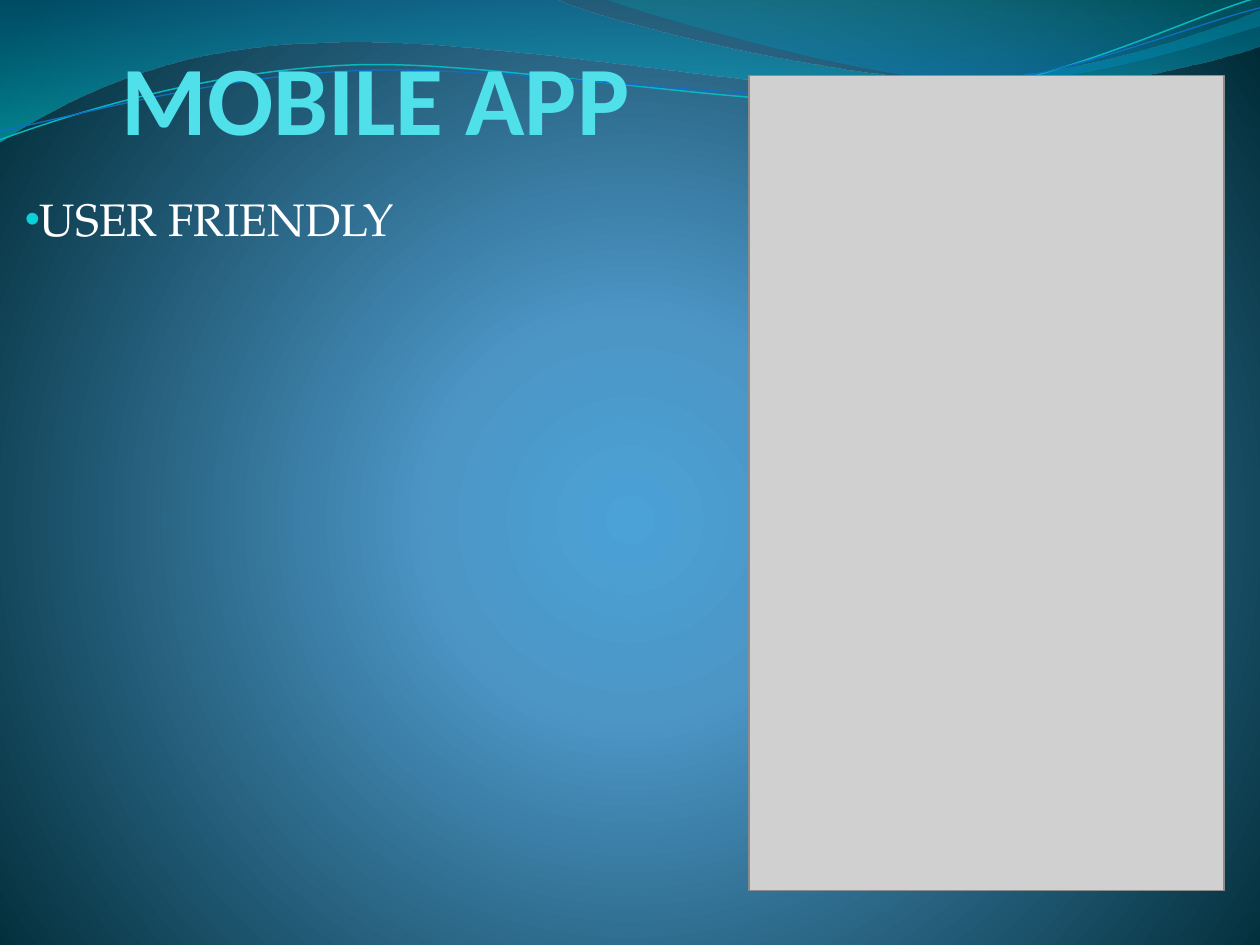
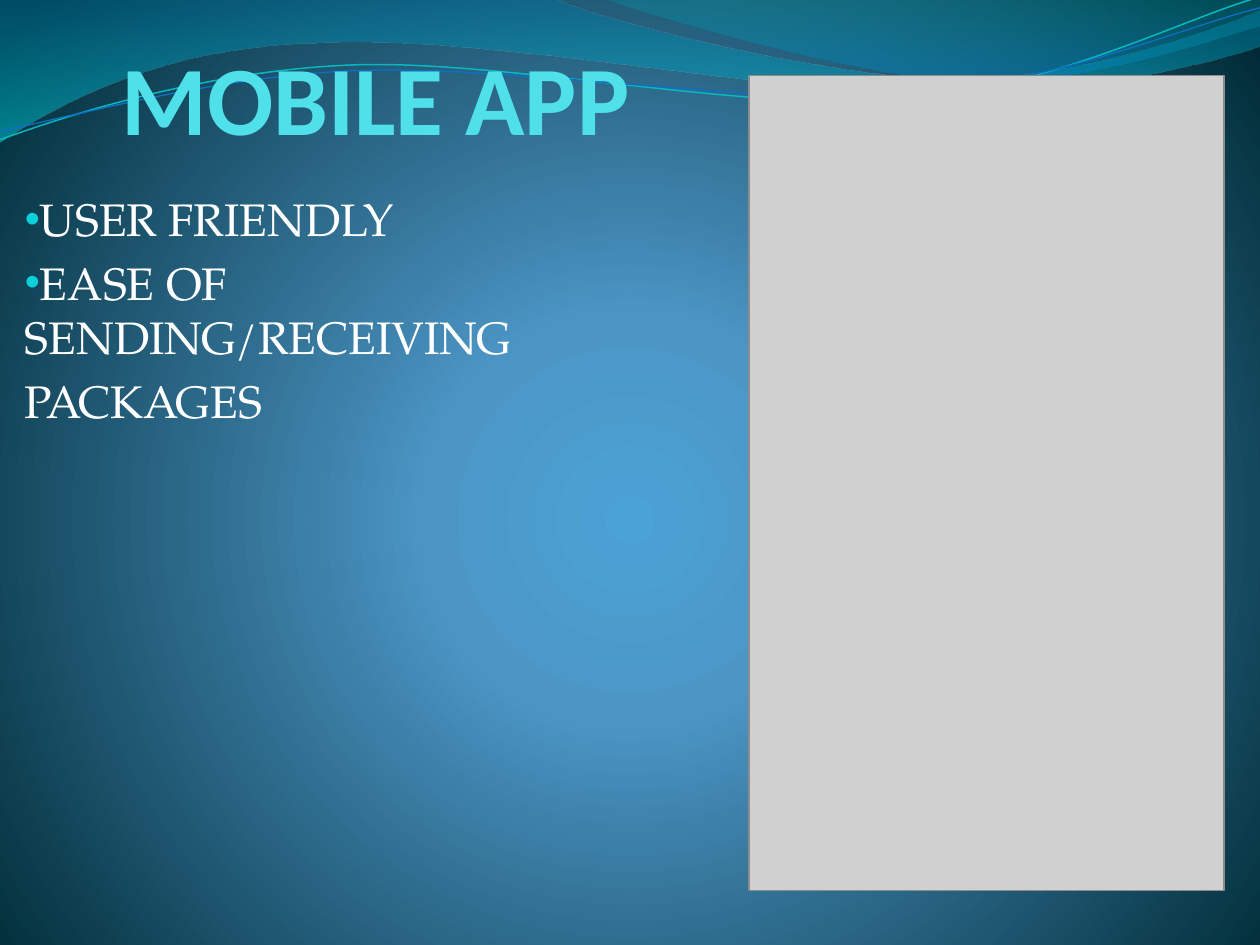
Before and after one commit to MaciejReimann/Packman, a slide deck: slide 4 of Presentation1.pptx. Drawn at 1260x945 pixels with LibreOffice and Linux fonts; fonts in the diff are those of the drawing; grey boxes stand for pictures. Boxes give left, top, right and bottom in pixels: in the first picture for what was removed or moved away, otherwise in the second. Text is boxed around its words. In the diff, an @@ line names an element or a change of style, - is before the commit and + after.

```diff
--- a/Presentation1.pptx
+++ b/Presentation1.pptx
@@ subtitle at (25,267,511,419): paragraphs added @@
+• EASE OF SENDING/RECEIVING
+PACKAGES
```
Also in this commit, not shown: 1 other slide changed.
